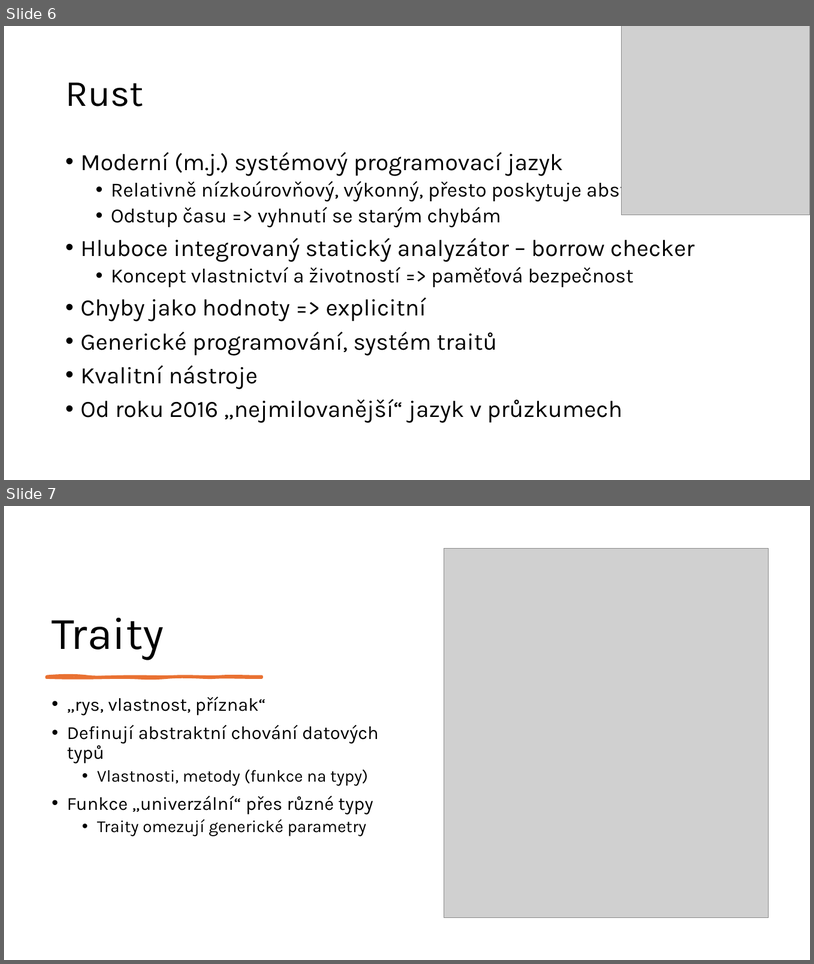
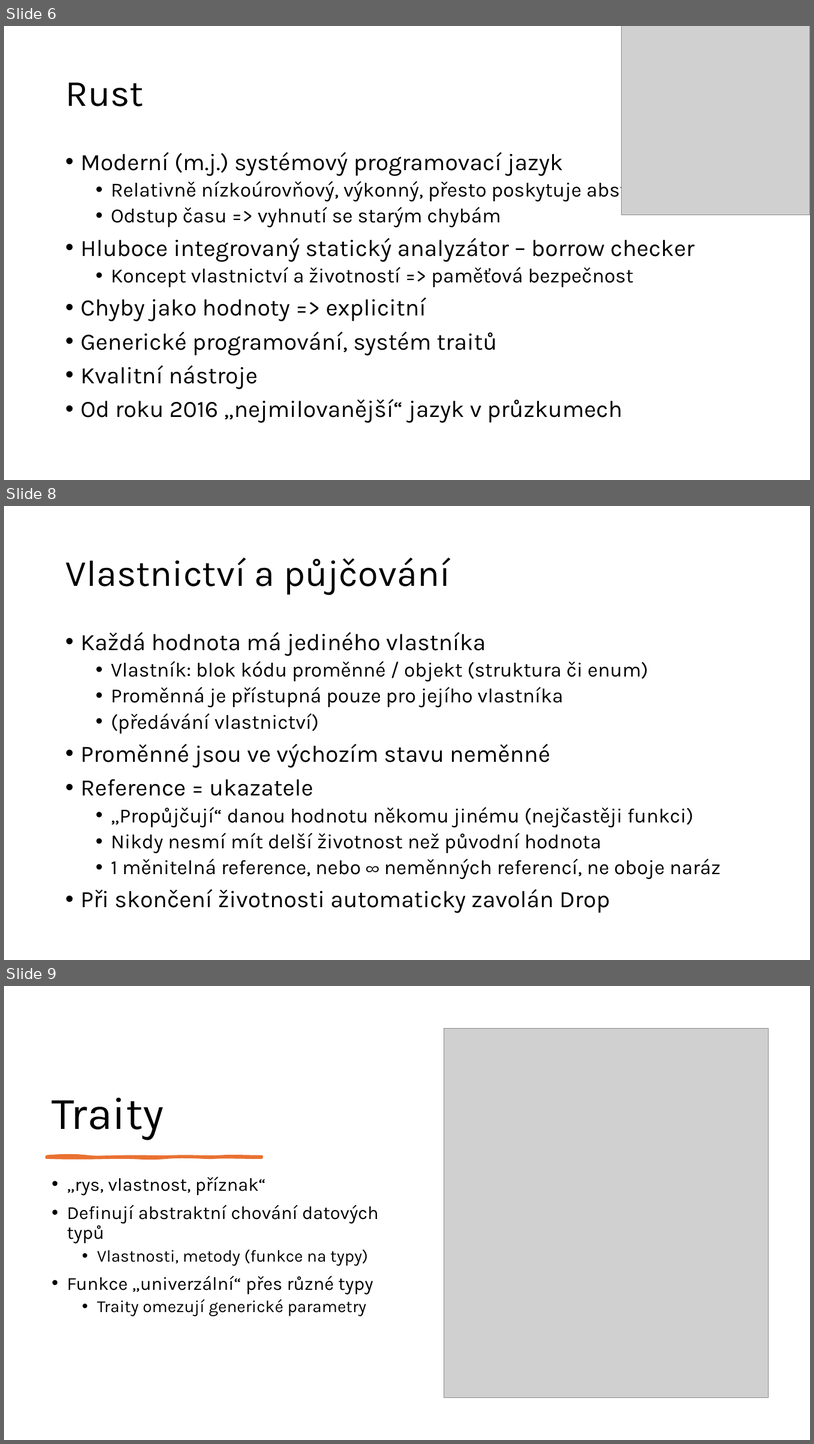
Before and after one commit to creeper6530/maturitni-projekt-docs, a slide deck: Prezentace.pptx. Shown one above the other, each under a label of ours: slides 6 and 7 before the commit, slides 6, 8 and 9 after it; the slides between them are not shown. The pictures are 814x964 and 814x1444 pixels, drawn with LibreOffice and Linux fonts; fonts in the diff are those of the drawing; grey boxes stand for pictures. Boxes give left, top, right and bottom in pixels: in the first picture for what was removed or moved away, otherwise in the second. Text is boxed around its words. In the diff, an @@ line names an element or a change of style, - is before the commit and + after.

```diff
--- a/Prezentace.pptx
+++ b/Prezentace.pptx
@@ slide 8 added at (x1=4, y1=506, x2=810, y2=960), background #FFFFFF @@
@@ title added at (x1=65, y1=558, x2=450, y2=595), 44 pt, text #000000 @@
+Vlastnictví a půjčování
@@ text added at (x1=81, y1=632, x2=721, y2=913), 24 pt, text #000000 @@
+• Každá hodnota má jediného vlastníka
+  • Vlastník: blok kódu proměnné / objekt (struktura či enum)
+  • Proměnná je přístupná pouze pro jejího vlastníka
+  • (předávání vlastnictví)
+• Proměnné jsou ve výchozím stavu neměnné
+• Reference = ukazatele
+  • „Propůjčují“ danou hodnotu někomu jinému (nejčastěji funkci)
+  • Nikdy nesmí mít delší životnost než původní hodnota
+  • 1 měnitelná reference, nebo ∞ neměnných referencí, ne oboje naráz
+• Při skončení životnosti automaticky zavolán Drop
@@ what was slide 7 is now slide 9 @@
```
Also in this commit, not shown: 1 slide changed, 1 other slide added, 2 other files.
